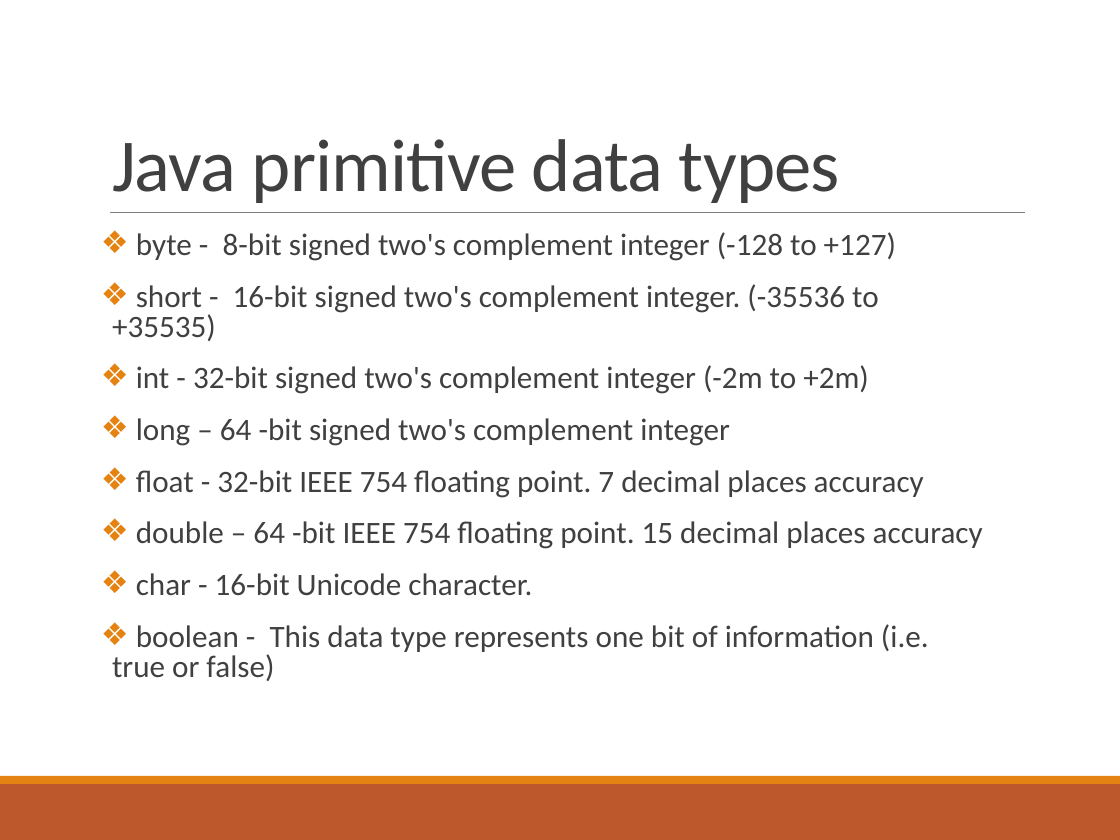
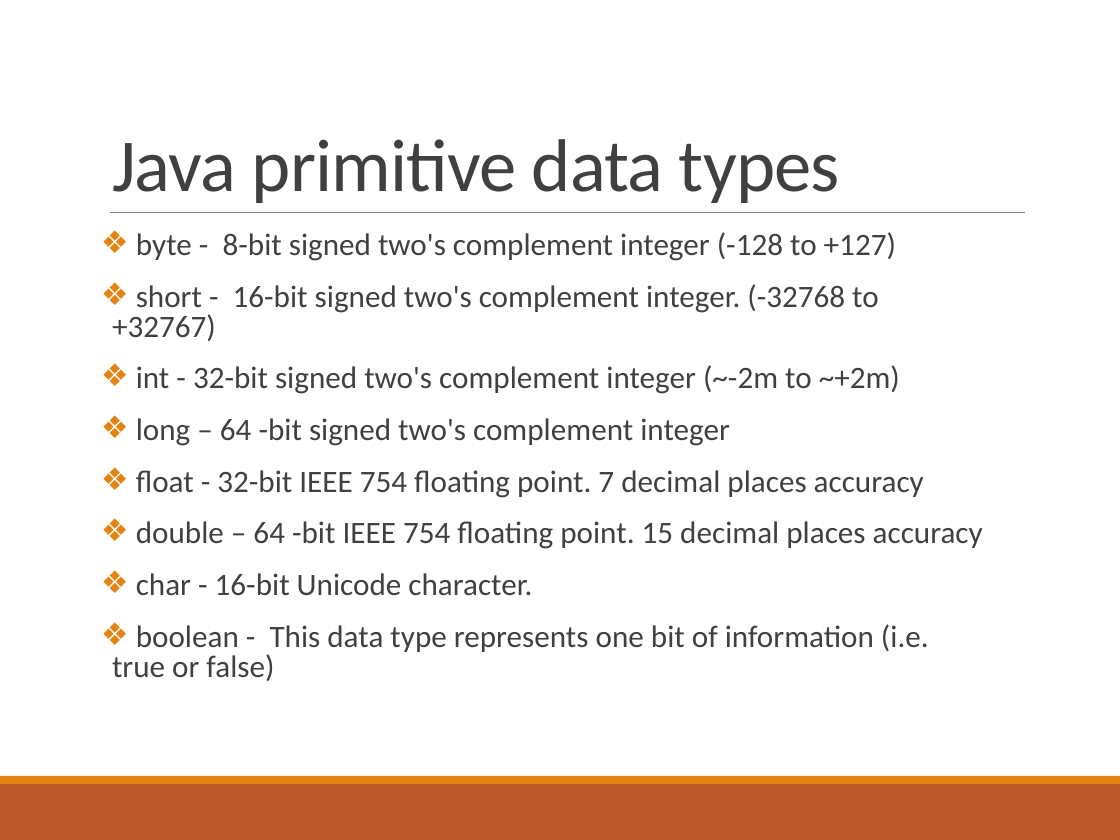
Before and after one commit to deeperj/dillinger, a slide deck: slide 12 of thesis/ukapp2/wqu_isc/sofware_design/Javabc01.pptx (slide 11 before the commit). Drawn at 1120x840 pixels with LibreOffice and Linux fonts; fonts in the diff are those of the drawing. Boxes give left, top, right and bottom in pixels: in the first picture for what was removed or moved away, otherwise in the second. Text is boxed around its words. In the diff, an @@ line names an element or a change of style, - is before the commit and + after.

Commit message:
java10

```diff
--- a/thesis/ukapp2/wqu_isc/sofware_design/Javabc01.pptx
+++ b/thesis/ukapp2/wqu_isc/sofware_design/Javabc01.pptx
@@ text at (112, 284, 900, 394): text changed @@
-❖ short - 16-bit signed two's complement integer. (-35536 to +35535)
-❖ int - 32-bit signed two's complement integer (-2m to +2m)
+❖ short - 16-bit signed two's complement integer. (-32768 to +32767)
+❖ int - 32-bit signed two's complement integer (~-2m to ~+2m)
```
Also in this commit, not shown: 1 other slide changed, 2 slides added, 1 slide removed, 5 other files.
